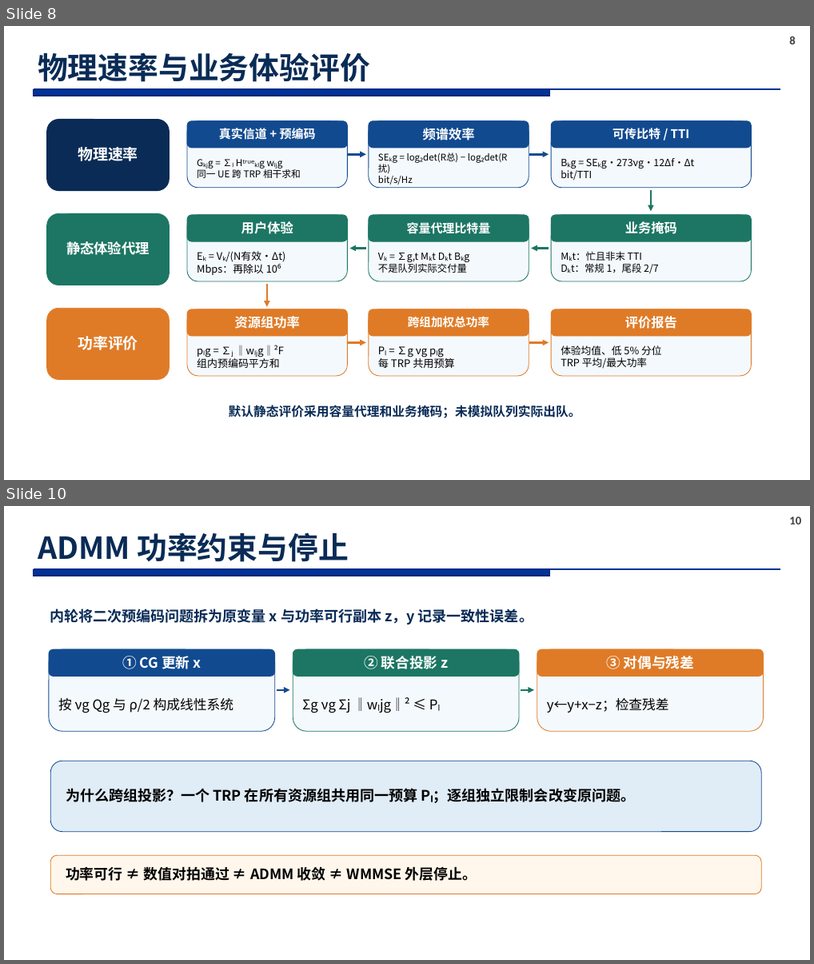
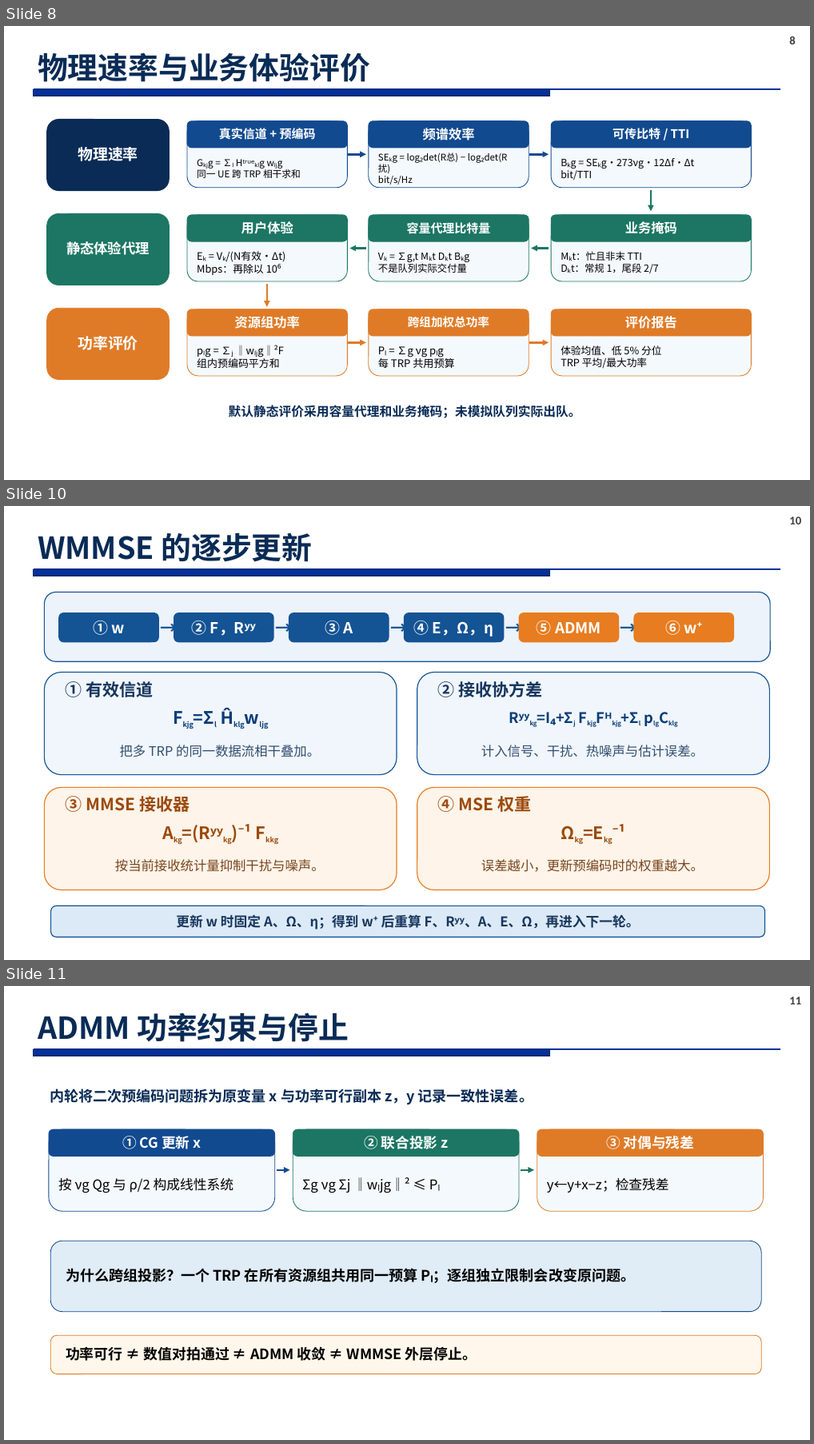
Before and after one commit to soysoybean0924-hash/CF-MultiTRP-Optimization, a slide deck: docs/research_ppt_20261020/CHASI_研究汇报_研究计划表达_20261020.pptx. Shown one above the other, each under a label of ours: slides 8 and 10 before the commit, slides 8, 10 and 11 after it; the slides between them are not shown. The pictures are 814x964 and 814x1444 pixels, drawn with LibreOffice and Linux fonts; fonts in the diff are those of the drawing; background and template pictures are left out. Boxes give left, top, right and bottom in pixels: in the first picture for what was removed or moved away, otherwise in the second. Text is boxed around its words. In the diff, an @@ line names an element or a change of style, - is before the commit and + after.

Commit message:
Update optimization and WMMSE slides

```diff
--- a/docs/research_ppt_20261020/CHASI_研究汇报_研究计划表达_20261020.pptx
+++ b/docs/research_ppt_20261020/CHASI_研究汇报_研究计划表达_20261020.pptx
@@ slide 10 added at <box>4,506,810,960</box>, background #FFFFFF; not listed: 3 template elements that a slide beside it also shows @@
@@ title added at <box>38,533,313,562</box>, 36 pt, text #092B56, bold @@
+WMMSE 的逐步更新
@@ rounded rectangle added at <box>45,592,771,661</box>, fill #EDF3FB, outline #145394 1.1 pt @@
@@ rounded rectangle added at <box>58,612,159,642</box>, fill #145394, 18 pt, text #FFFFFF, bold @@
+① w
@@ rounded rectangle added at <box>160,612,174,642</box>, 20.5 pt, text #145394, bold @@
+→
@@ rounded rectangle added at <box>174,612,274,642</box>, fill #145394, 18 pt, text #FFFFFF, bold @@
+② F，Rʸʸ
@@ rounded rectangle added at <box>275,612,288,642</box>, 20.5 pt, text #145394, bold @@
+→
@@ rounded rectangle added at <box>289,612,390,642</box>, fill #145394, 18 pt, text #FFFFFF, bold @@
+③ A
@@ rounded rectangle added at <box>390,612,403,642</box>, 20.5 pt, text #145394, bold @@
+→
@@ rounded rectangle added at <box>404,612,504,642</box>, fill #145394, 18 pt, text #FFFFFF, bold @@
+④ E，Ω，η
@@ rounded rectangle added at <box>505,612,518,642</box>, 20.5 pt, text #145394, bold @@
+→
@@ rounded rectangle added at <box>519,612,619,642</box>, fill #E77C20, 18 pt, text #FFFFFF, bold @@
+⑤ ADMM
@@ rounded rectangle added at <box>621,612,634,642</box>, 20.5 pt, text #145394, bold @@
+→
@@ rounded rectangle added at <box>634,612,734,642</box>, fill #E77C20, 18 pt, text #FFFFFF, bold @@
+⑥ w⁺
@@ rounded rectangle added at <box>45,672,398,775</box>, fill #F0F6FC, outline #145394 1.1 pt @@
@@ rounded rectangle added at <box>418,672,770,775</box>, fill #F0F6FC, outline #145394 1.1 pt @@
@@ text added at <box>65,681,153,697</box>, 20 pt, text #17365D, bold @@
+① 有效信道
@@ text added at <box>438,681,543,697</box>, 20 pt, text #17365D, bold @@
+② 接收协方差
@@ text added at <box>57,704,384,731</box>, 14.8 pt, text #0A3C77, bold @@
+Fkjg=Σl Ĥklgwljg
@@ text added at <box>430,704,757,731</box>, 17.4 pt, text #0A3C77, bold @@
+Rʸʸkg=I₄+Σj FkjgFᴴkjg+Σl plgCklg
@@ text added at <box>120,744,320,757</box>, 15.6 pt, text #334E6F @@
+把多 TRP 的同一数据流相干叠加。
@@ text added at <box>482,744,704,757</box>, 15.6 pt, text #334E6F @@
+计入信号、干扰、热噪声与估计误差。
@@ rounded rectangle added at <box>45,788,398,890</box>, fill #FFF4E9, outline #E77C20 1.1 pt @@
@@ rounded rectangle added at <box>418,788,770,890</box>, fill #FFF4E9, outline #E77C20 1.1 pt @@
@@ text added at <box>65,796,190,812</box>, 20 pt, text #9B4A0D, bold @@
+③ MMSE 接收器
@@ text added at <box>438,796,531,812</box>, 20 pt, text #9B4A0D, bold @@
+④ MSE 权重
@@ text added at <box>244,824,251,832</box>, 20.5 pt, text #9B4A0D, bold @@
+Akg=(Rʸʸkg)⁻¹ Fkkg
@@ text added at <box>618,824,626,832</box>, 20.5 pt, text #9B4A0D, bold @@
+Ωkg=Ekg⁻¹
@@ text added at <box>115,859,325,872</box>, 15.6 pt, text #78461F @@
+按当前接收统计量抑制干扰与噪声。
@@ text added at <box>482,859,704,872</box>, 15.6 pt, text #78461F @@
+误差越小，更新预编码时的权重越大。
@@ rounded rectangle added at <box>51,906,766,936</box>, fill #DCEAF7, outline #145394 1.1 pt, 16 pt, text #17365D, bold @@
+更新 w 时固定 A、Ω、η；得到 w⁺ 后重算 F、Rʸʸ、A、E、Ω，再进入下一轮。
@@ what was slide 10 is now slide 11 @@
@@ page number at <box>790,996,802,1004</box>: text changed @@
-10
+11
```
Also in this commit, not shown: 1 other slide added, 1 slide removed.
